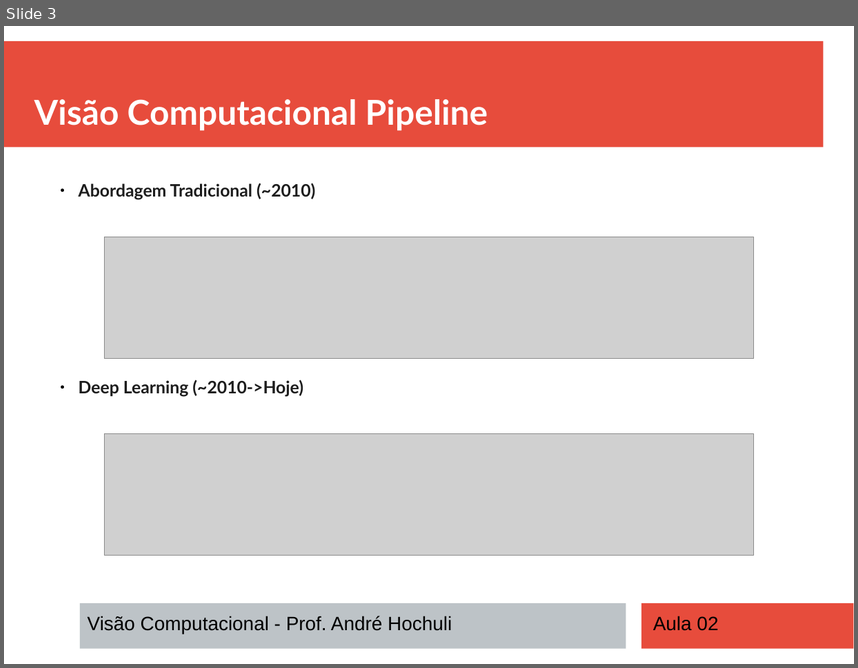
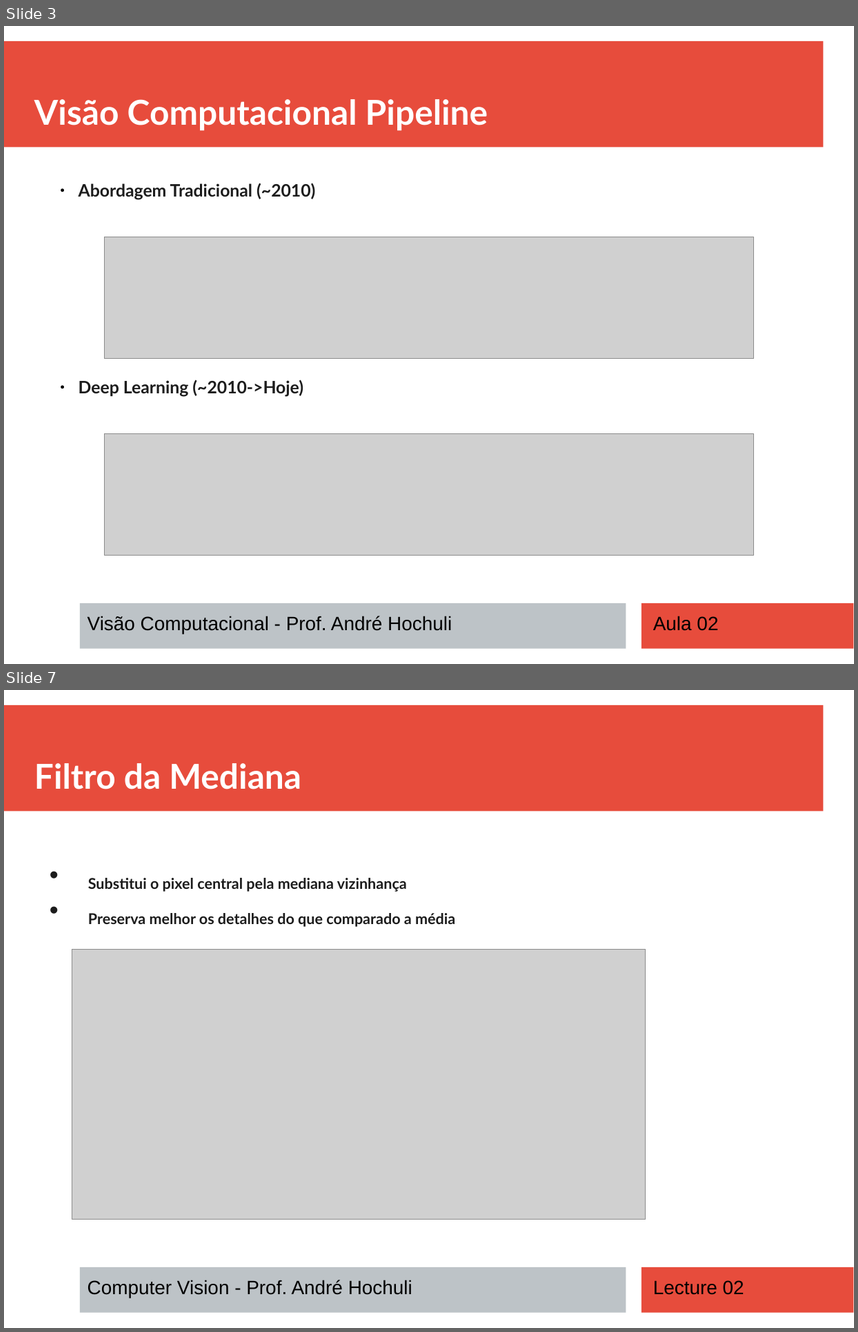
Before and after one commit to andrehochuli/teaching, a slide deck: Visão Computacional/Aula 02 - Filtros e Extração de Características/Aula 02 - Filtros e Extração de Características.pptx. Shown one above the other, each under a label of ours: slide 3 before the commit, slides 3 and 7 after it; the slides between them are not shown. The pictures are 858x668 and 858x1332 pixels, drawn with LibreOffice and Linux fonts; fonts in the diff are those of the drawing; grey boxes stand for pictures. Boxes give left, top, right and bottom in pixels: in the first picture for what was removed or moved away, otherwise in the second. Text is boxed around its words. In the diff, an @@ line names an element or a change of style, - is before the commit and + after.

```diff
--- a/Visão Computacional/Aula 02 - Filtros e Extração de Características/Aula 02 - Filtros e Extração de Características.pptx
+++ b/Visão Computacional/Aula 02 - Filtros e Extração de Características/Aula 02 - Filtros e Extração de Características.pptx
@@ slide 7 added at (4,690,854,1328), background #FFFFFF; not listed: 3 template elements that a slide beside it also shows @@
@@ text added at (34,763,301,789), 32 pt, text #FFFFFF, bold @@
+Filtro da Mediana
@@ text added at (88,878,455,927), 24 pt, text #1C1C1C, bold @@
+• Substitui o pixel central pela mediana vizinhança
+• Preserva melhor os detalhes do que comparado a média
@@ picture added at (72,949,646,1219) @@
@@ text added at (87,1279,412,1297), 18 pt, text #000000 @@
+Computer Vision - Prof. André Hochuli
@@ text added at (653,1280,744,1294), 18 pt, text #000000 @@
+Lecture 02
```
Also in this commit, not shown: 1 slide changed, 33 other slides added.
